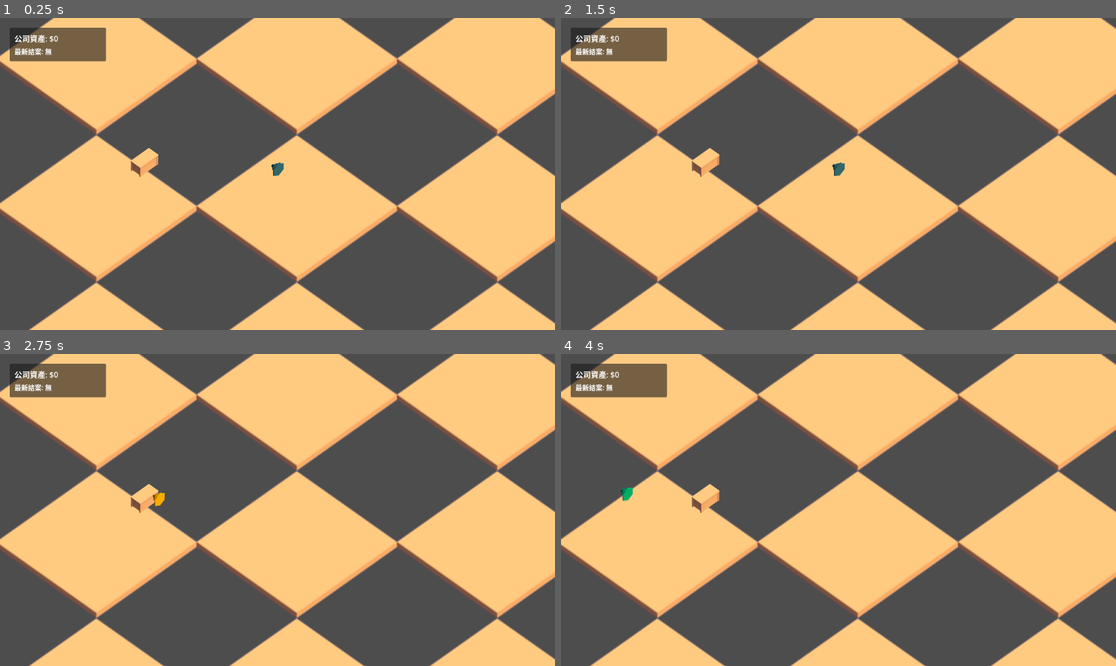
Above: before the commit, frames 1-4 (two rows, left to right).
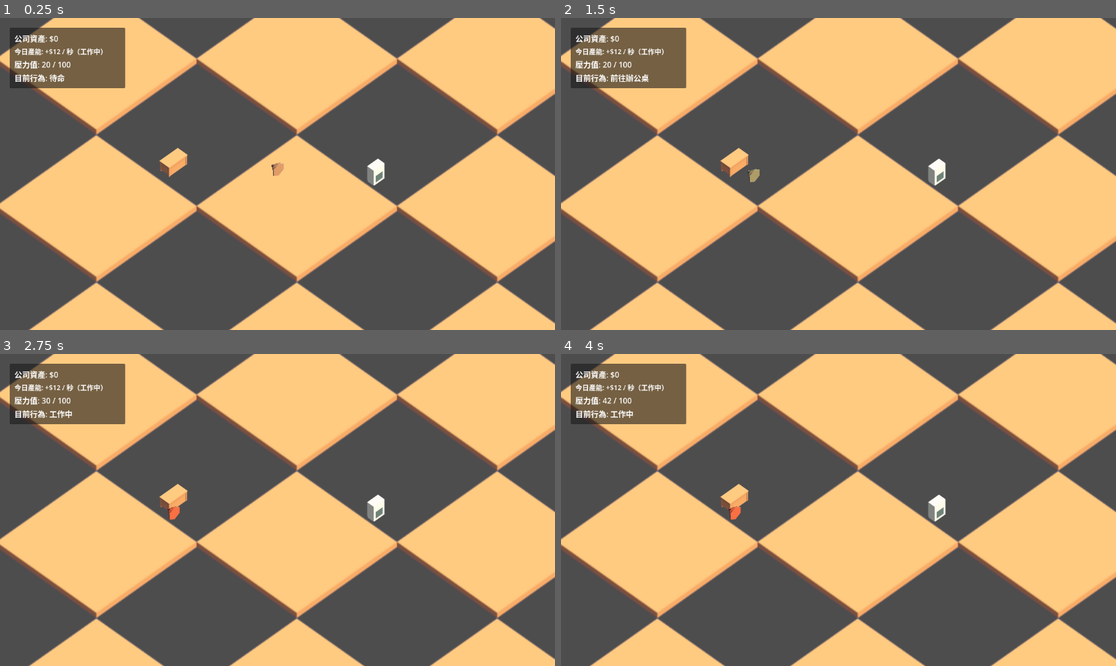
Above: after the commit, the same moments.

Repository: michaelchang-jpg/cs-tycoon
Game: Godot game, scene res://scenes/main.tscn
The game is run twice, just before and just after one commit, with the same random seed, the same clock (stepped at 60 frames per second) and the same inputs.
Inputs:
- Up to frame 1 (0.25 s): no input
- Up to frame 2 (1.5 s): tap Enter at 0.5 s
- Up to frame 3 (2.75 s): no input
- Up to frame 4 (4 s): no input

The runs differ from the first frame. In frame 1, 3.3% of the frame differs, in the area x 1-70%, y 3-54%; in frame 2, 3.3%; in frame 3, 3.3%; in frame 4, 3.3%.

Commit message:
feat: add night-testable office loop with stress and water cooler
Implement a minimal playable loop for evening verification:\n- add walkable bounds for movement safety\n- add water cooler interaction point and behavior state\n- hook stress increase/decrease to work/drink cycle\n- expose live stress/action status in UI\n\nCo-Authored-By: Dorothy <dorothy@openclaw.ai>

Diff:
--- a/scenes/main.tscn
+++ b/scenes/main.tscn
@@ -6,12 +6,17 @@
 [ext_resource type="Texture2D" uid="uid://asset_floor" path="res://assets/kenney_furniture-kit/Isometric/floorFull_NE.png" id="4_floor"]
 [ext_resource type="Texture2D" uid="uid://asset_desk" path="res://assets/kenney_furniture-kit/Isometric/desk_NE.png" id="5_desk"]
 [ext_resource type="Texture2D" uid="uid://asset_bear" path="res://assets/kenney_furniture-kit/Isometric/bear_NE.png" id="6_bear"]
+[ext_resource type="Script" path="res://scripts/water_cooler.gd" id="7_cooler_script"]
+[ext_resource type="Texture2D" path="res://assets/kenney_furniture-kit/Isometric/kitchenFridgeSmall_NE.png" id="8_cooler_tex"]
 
 [sub_resource type="RectangleShape2D" id="RectangleShape2D_employee"]
 size = Vector2(40, 40)
 
 [sub_resource type="RectangleShape2D" id="RectangleShape2D_desk_area"]
 size = Vector2(100, 80)
+
+[sub_resource type="RectangleShape2D" id="RectangleShape2D_cooler_area"]
+size = Vector2(80, 80)
 
 [node name="Main" type="Node2D"]
 script = ExtResource("3_manager")
@@ -35,7 +40,7 @@
 y_sort_enabled = true
 
 [node name="Desk" type="Area2D" parent="World/Entities"]
-position = Vector2(300, 300)
+position = Vector2(360, 300)
 script = ExtResource("2_desk")
 
 [node name="CollisionShape2D" type="CollisionShape2D" parent="World/Entities/Desk"]
@@ -47,6 +52,20 @@
 
 [node name="ChairPosition" type="Marker2D" parent="World/Entities/Desk"]
 position = Vector2(0, 40)
+
+[node name="WaterCooler" type="Area2D" parent="World/Entities"]
+position = Vector2(780, 320)
+script = ExtResource("7_cooler_script")
+
+[node name="CollisionShape2D" type="CollisionShape2D" parent="World/Entities/WaterCooler"]
+shape = SubResource("RectangleShape2D_cooler_area")
+
+[node name="Sprite" type="Sprite2D" parent="World/Entities/WaterCooler"]
+scale = Vector2(0.5, 0.5)
+texture = ExtResource("8_cooler_tex")
+
+[node name="StandPosition" type="Marker2D" parent="World/Entities/WaterCooler"]
+position = Vector2(-20, 28)
 
 [node name="Employee" type="CharacterBody2D" parent="World/Entities"]
 position = Vector2(576, 324)
@@ -74,8 +93,8 @@
 layout_mode = 0
 offset_left = 20.0
 offset_top = 20.0
-offset_right = 220.0
-offset_bottom = 86.0
+offset_right = 260.0
+offset_bottom = 130.0
 
 [node name="MarginContainer" type="MarginContainer" parent="UI/Control/PanelContainer"]
 layout_mode = 2
@@ -94,4 +113,12 @@
 [node name="TicketLabel" type="Label" parent="UI/Control/PanelContainer/MarginContainer/VBoxContainer"]
 layout_mode = 2
 theme_override_font_sizes/font_size = 14
-text = "最新結案: 無"
+text = "今日產能: --"
+
+[node name="StressLabel" type="Label" parent="UI/Control/PanelContainer/MarginContainer/VBoxContainer"]
+layout_mode = 2
+text = "壓力值: 0 / 100"
+
+[node name="ActionLabel" type="Label" parent="UI/Control/PanelContainer/MarginContainer/VBoxContainer"]
+layout_mode = 2
+text = "目前行為: 待命"
--- a/scripts/employee.gd
+++ b/scripts/employee.gd
@@ -1,106 +1,108 @@
 extends CharacterBody2D
-
-## 客服員工 AI 腳本 (v2.1)
-## 包含：取票邏輯 (Fetch Ticket) 與正確的座標設定
 
 class_name Employee
 
-# --- 列舉與常量 ---
-enum State { IDLE, FETCHING_TICKET, WALKING_TO_DESK, WORKING }
+enum State { IDLE, WALKING_TO_DESK, WORKING, WALKING_TO_COOLER, DRINKING }
 
-# --- 導出變數 ---
-@export var speed: float = 200.0
-@export var inbox_pos: Vector2 = Vector2(100, 300) # 收件匣位置
-@export var desk_pos: Vector2 = Vector2(300, 300)  # 辦公桌位置 (與 main.tscn 一致)
+@export var speed: float = 180.0
+@export var arrive_distance: float = 8.0
+@export var walkable_bounds: Rect2 = Rect2(140, 140, 860, 380)
+@export var stress_increase_per_sec: float = 10.0
+@export var stress_reduce_per_sec: float = 18.0
 
-# --- 運行時變數 ---
 var current_state: State = State.IDLE
 var target_position: Vector2 = Vector2.ZERO
-var current_ticket: Ticket = null
+var desk_position: Vector2 = Vector2.ZERO
+var cooler_position: Vector2 = Vector2.ZERO
+var stress: float = 20.0
 
-# --- 信號定義 ---
-signal money_earned(amount: int)
-signal ticket_completed(title: String)
+signal stress_changed(value: float)
+signal state_changed(text: String)
 
-# --- 組件引用 ---
-@onready var sprite = $Sprite
-@onready var work_timer: Timer = Timer.new()
+@onready var sprite: Sprite2D = $Sprite
+@onready var state_timer: Timer = Timer.new()
 
 func _ready() -> void:
-	add_child(work_timer)
-	work_timer.one_shot = true
-	work_timer.timeout.connect(_on_work_completed)
-
+	add_child(state_timer)
+	state_timer.one_shot = true
+	state_timer.timeout.connect(_on_state_timer_timeout)
 	_enter_state(State.IDLE)
 
-func _physics_process(_delta: float) -> void:
+func setup_points(desk_pos: Vector2, cooler_pos: Vector2) -> void:
+	desk_position = desk_pos
+	cooler_position = cooler_pos
+
+func _physics_process(delta: float) -> void:
 	match current_state:
-		State.FETCHING_TICKET, State.WALKING_TO_DESK:
+		State.WALKING_TO_DESK, State.WALKING_TO_COOLER:
 			_handle_movement()
 		State.WORKING:
-			pass
+			_set_stress(stress + stress_increase_per_sec * delta)
+		State.DRINKING:
+			_set_stress(stress - stress_reduce_per_sec * delta)
 
-# --- 外部呼叫 ---
-func assign_job(ticket: Ticket) -> void:
+func pick_next_action() -> void:
 	if current_state != State.IDLE:
 		return
 
-	current_ticket = ticket
-	print(name, ": 收到工單 [", ticket.title, "]，前往取票...")
-	_enter_state(State.FETCHING_TICKET)
+	if stress >= 65.0:
+		_enter_state(State.WALKING_TO_COOLER)
+	else:
+		_enter_state(State.WALKING_TO_DESK)
 
-# --- 狀態機邏輯 ---
 func _enter_state(new_state: State) -> void:
 	current_state = new_state
 
 	match current_state:
 		State.IDLE:
 			velocity = Vector2.ZERO
-			_set_color(Color(0.2, 0.6, 1)) # 藍色 (閒置)
-
-		State.FETCHING_TICKET:
-			target_position = inbox_pos
-			_set_color(Color(1, 1, 0)) # 黃色 (取票中)
-
+			state_changed.emit("待命")
+			sprite.modulate = Color(0.9, 0.9, 1.0)
 		State.WALKING_TO_DESK:
-			target_position = desk_pos
-			_set_color(Color(0, 1, 1)) # 青色 (回座位)
-
+			target_position = desk_position
+			state_changed.emit("前往辦公桌")
+			sprite.modulate = Color(0.7, 0.9, 1.0)
 		State.WORKING:
 			velocity = Vector2.ZERO
-			_set_color(Color(1, 0.4, 0.4)) # 紅色 (工作中)
-			# 根據工單難度設定時間
-			var work_time = 2.0
-			if current_ticket:
-				work_time = current_ticket.difficulty * 2.0
-			work_timer.start(work_time)
+			state_changed.emit("工作中")
+			sprite.modulate = Color(1.0, 0.65, 0.65)
+			state_timer.start(randf_range(3.0, 5.0))
+		State.WALKING_TO_COOLER:
+			target_position = cooler_position
+			state_changed.emit("前往飲水機")
+			sprite.modulate = Color(0.7, 1.0, 0.8)
+		State.DRINKING:
+			velocity = Vector2.ZERO
+			state_changed.emit("喝水中")
+			sprite.modulate = Color(0.6, 1.0, 0.6)
+			state_timer.start(randf_range(2.0, 4.0))
 
 func _handle_movement() -> void:
-	if global_position.distance_to(target_position) > 10.0:
-		velocity = (target_position - global_position).normalized() * speed
+	var direction := target_position - global_position
+	if direction.length() > arrive_distance:
+		velocity = direction.normalized() * speed
 		move_and_slide()
+		global_position = _clamp_to_bounds(global_position)
 	else:
-		# 到達目的地
-		match current_state:
-			State.FETCHING_TICKET:
-				_enter_state(State.WALKING_TO_DESK)
-			State.WALKING_TO_DESK:
-				# 修正位置
-				global_position = target_position
-				_enter_state(State.WORKING)
+		velocity = Vector2.ZERO
+		global_position = _clamp_to_bounds(target_position)
+		if current_state == State.WALKING_TO_DESK:
+			_enter_state(State.WORKING)
+		elif current_state == State.WALKING_TO_COOLER:
+			_enter_state(State.DRINKING)
 
-func _on_work_completed() -> void:
-	if current_ticket:
-		money_earned.emit(current_ticket.reward)
-		ticket_completed.emit(current_ticket.title)
-		current_ticket = null
-
+func _on_state_timer_timeout() -> void:
 	_enter_state(State.IDLE)
 
-# --- 視覺輔助 ---
-func _set_color(color: Color) -> void:
-	if sprite:
-		if sprite is ColorRect:
-			sprite.color = color
-		elif sprite is Sprite2D:
-			sprite.modulate = color
+func _set_stress(value: float) -> void:
+	var next_value := clamp(value, 0.0, 100.0)
+	if is_equal_approx(next_value, stress):
+		return
+	stress = next_value
+	stress_changed.emit(stress)
+
+func _clamp_to_bounds(pos: Vector2) -> Vector2:
+	return Vector2(
+		clamp(pos.x, walkable_bounds.position.x, walkable_bounds.end.x),
+		clamp(pos.y, walkable_bounds.position.y, walkable_bounds.end.y)
+	)
--- a/scripts/game_manager.gd
+++ b/scripts/game_manager.gd
@@ -1,50 +1,45 @@
 extends Node2D
 
-## 遊戲主控腳本 (Game Manager v2.1)
-## 修正：正確的 UI 節點路徑與資產更新邏輯
+@onready var employee: Employee = $World/Entities/Employee
+@onready var desk: Desk = $World/Entities/Desk
+@onready var water_cooler: WaterCooler = $World/Entities/WaterCooler
+
+@onready var money_label: Label = $UI/Control/PanelContainer/MarginContainer/VBoxContainer/MoneyLabel
+@onready var ticket_label: Label = $UI/Control/PanelContainer/MarginContainer/VBoxContainer/TicketLabel
+@onready var stress_label: Label = $UI/Control/PanelContainer/MarginContainer/VBoxContainer/StressLabel
+@onready var action_label: Label = $UI/Control/PanelContainer/MarginContainer/VBoxContainer/ActionLabel
 
 var total_money: int = 0
-@onready var employee: Employee = $World/Entities/Employee
-
-# --- UI 引用 (路徑與 main.tscn 保持一致) ---
-@onready var money_label: Label = $UI/Control/PanelContainer/MarginContainer/VBoxContainer/MoneyLabel
-@onready var ticket_label: Label = $UI/Control/PanelContainer/MarginContainer/VBoxContainer/TicketLabel
-
-# --- 派單計時器 ---
-var spawn_timer: float = 0.0
+var action_cooldown: float = 0.0
 
 func _ready() -> void:
-	print("🚀 GameManager 啟動！")
-
-	# 初始化 UI 顯示
-	_update_ui()
-
-	if employee:
-		# 連接員工信號
-		employee.money_earned.connect(_on_money_earned)
-		employee.ticket_completed.connect(_on_ticket_completed)
-		print("✅ 已成功連接員工信號")
+	randomize()
+	employee.setup_points(desk.get_chair_global_position(), water_cooler.get_stand_global_position())
+	employee.stress_changed.connect(_on_stress_changed)
+	employee.state_changed.connect(_on_state_changed)
+	_update_money(0)
+	_on_stress_changed(employee.stress)
+	_on_state_changed("待命")
 
 func _process(delta: float) -> void:
-	# 自動派單邏輯
-	if employee and employee.current_state == Employee.State.IDLE:
-		spawn_timer += delta
-		if spawn_timer > 1.5: # 每 1.5 秒檢查一次
-			var new_ticket = Ticket.generate_random()
-			employee.assign_job(new_ticket)
-			spawn_timer = 0.0
+	if employee.current_state == Employee.State.IDLE:
+		action_cooldown += delta
+		if action_cooldown >= 0.5:
+			employee.pick_next_action()
+			action_cooldown = 0.0
+	else:
+		action_cooldown = 0.0
 
-func _on_money_earned(amount: int) -> void:
-	total_money += amount
-	print("💰 入帳: +$", amount, " | 當前總額: ", total_money)
-	_update_ui()
+	if employee.current_state == Employee.State.WORKING:
+		_update_money(delta * 12)
 
-func _on_ticket_completed(title: String) -> void:
-	if ticket_label:
-		ticket_label.text = "最新結案: " + title
+func _update_money(add_amount: float) -> void:
+	total_money += int(add_amount)
+	money_label.text = "公司資產: $%d" % total_money
+	ticket_label.text = "今日產能: +$12 / 秒（工作中）"
 
-func _update_ui() -> void:
-	if money_label:
-		money_label.text = "公司資產: $" + str(total_money)
-	else:
-		print("⚠️ 找不到 MoneyLabel 節點，請檢查路徑！")
+func _on_stress_changed(value: float) -> void:
+	stress_label.text = "壓力值: %d / 100" % int(value)
+
+func _on_state_changed(text: String) -> void:
+	action_label.text = "目前行為: %s" % text
--- /dev/null
+++ b/scripts/water_cooler.gd
@@ -0,0 +1,18 @@
+class_name WaterCooler
+extends Area2D
+
+signal employee_arrived(employee)
+
+@onready var stand_position: Marker2D = $StandPosition
+
+func _ready() -> void:
+	body_entered.connect(_on_body_entered)
+
+func get_stand_global_position() -> Vector2:
+	if stand_position:
+		return stand_position.global_position
+	return global_position
+
+func _on_body_entered(body: Node2D) -> void:
+	if body is CharacterBody2D:
+		employee_arrived.emit(body)
Not shown: 1 places in scenes/main.tscn that only renumber resources
Not shown, changed: DEVLOG.md
Not shown, added: 驗收清單.md
